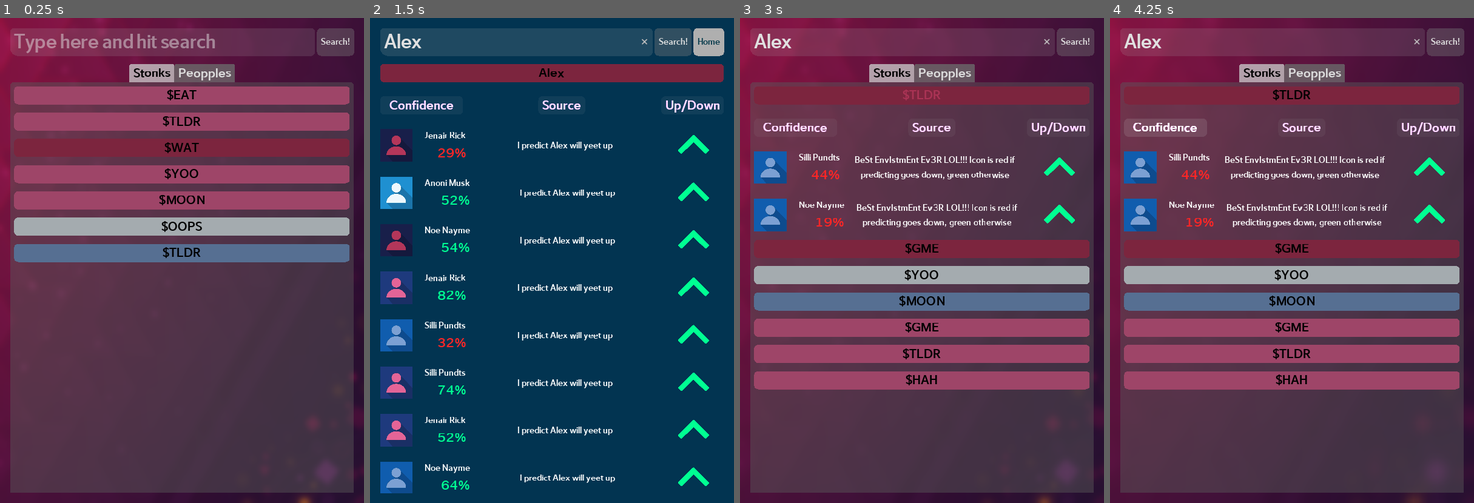
Above: before the commit, frames 1-4 (left to right).
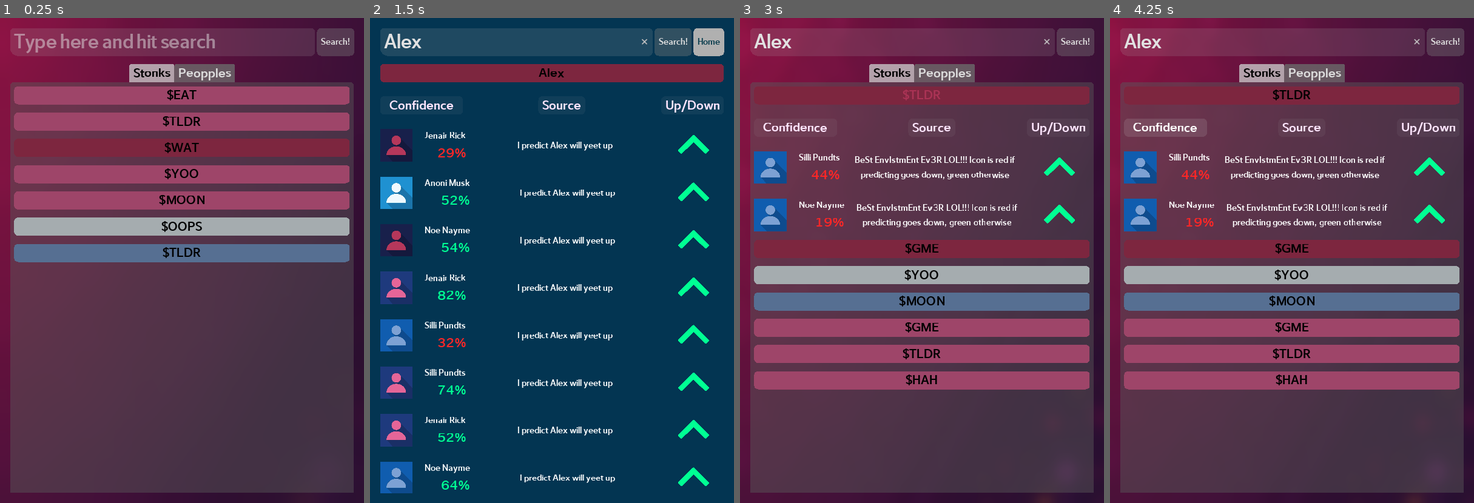
Above: after the commit, the same moments.

Repository: Hackathons-Other/AARC
Game: Godot game, scene res://Scene/Home.tscn
Same seed, same stepped clock (60 frames per second), same inputs: the game is played once before the commit and once after it.
Inputs (mouse positions are in pixels of both pictures, inside the frame that each line leads up to):
- Up to frame 1 (0.25 s): no input
- Up to frame 2 (1.5 s): click (533, 42) at 0.52 s; type "Alex" at 0.6 s; click "Search!" at 1.25 s
- Up to frame 3 (3 s): click "Home" at 2 s; click "$TLDR" at 2.75 s
- Up to frame 4 (4.25 s): click "Confidence" at 3.5 s

The runs differ from the first frame. In frame 1, less than 0.1% of the frame differs, in the area x 82-98%, y 73-100%; in frame 2, 0.1%, in the area x 5-96%, y 16-20%; in frame 3, 0.1%; in frame 4, 0.1%.

Commit message:
Small visual tweaks i forgot to commit

Diff:
--- a/DeMythyfi_App/Scene/BG_Blurred.gd
+++ b/DeMythyfi_App/Scene/BG_Blurred.gd
@@ -3,11 +3,14 @@
 var blur_amount = 0
 var blur_change : float = .01
 
-func _physics_process(delta):
+func _ready():
+	material.set_shader_param("blur_amount", randf()*3 + 1.5)
 
-	blur_amount = clamp(blur_amount + blur_change, 2.0, 5.0)
-#	print("b", blur_amount)
-	material.set_shader_param("blur_amount", blur_amount)
+#func _physics_process(delta):
+#
+#	blur_amount = clamp(blur_amount + blur_change, 2.0, 5.0)
+##	print("b", blur_amount)
+#	material.set_shader_param("blur_amount", blur_amount)
 
 
 func _on_Timer_timeout():
--- a/DeMythyfi_App/project.godot
+++ b/DeMythyfi_App/project.godot
@@ -34,6 +34,7 @@
 
 config/name="DeMythyfi"
 run/main_scene="res://Scene/Home.tscn"
+run/low_processor_mode=true
 config/icon="res://icon.png"
 
 [autoload]
@@ -74,7 +75,14 @@
 
 pointing/emulate_touch_from_mouse=true
 
+[physics]
+
+common/physics_fps=30
+
 [rendering]
 
+quality/intended_usage/framebuffer_allocation=0
+quality/intended_usage/framebuffer_allocation.mobile=0
+quality/shadows/filter_mode=0
 environment/default_clear_color=Color( 0.0117647, 0.207843, 0.321569, 1 )
 environment/default_environment="res://default_env.tres"
Binary file changed: DeMythyfi_App/icon.png
Not shown, added: DeMythyfi_App/icon.png~
